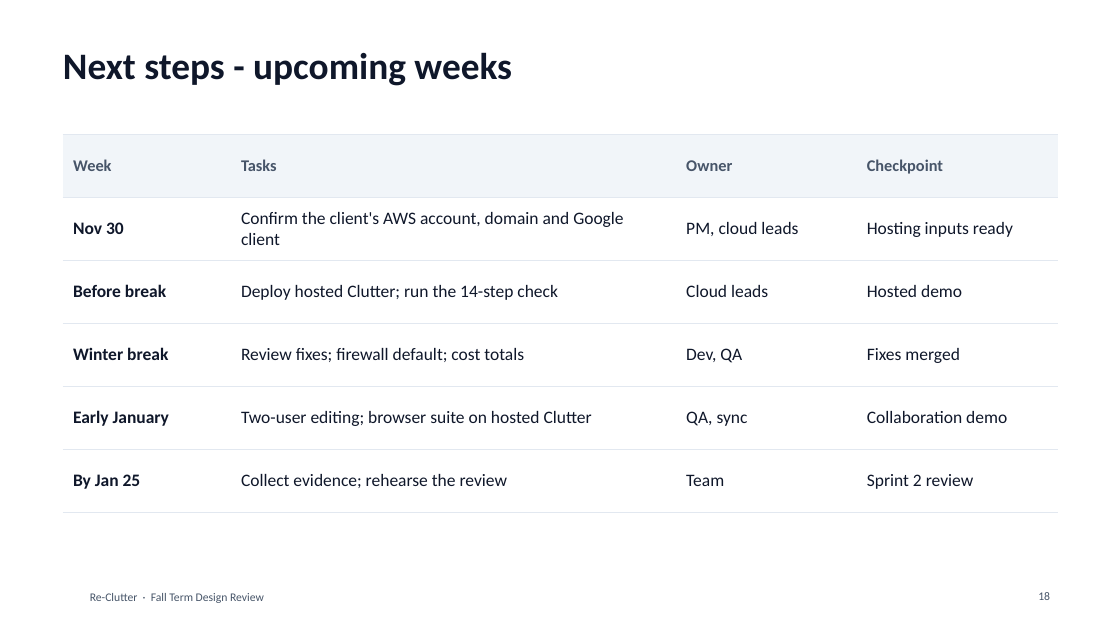
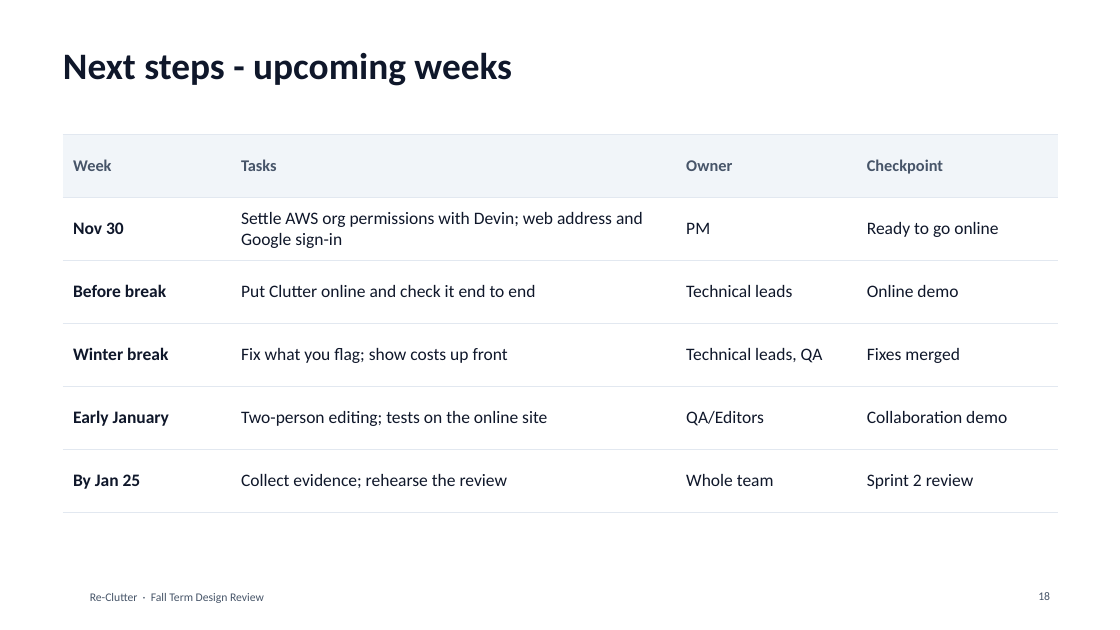
Before and after one commit to Alberta2514640/clutter, a slide deck: slide 18 of deliverables/Re-Clutter_Fall_Design_Review_Software.pptx. Drawn at 1120x630 pixels with LibreOffice and Linux fonts; fonts in the diff are those of the drawing; background and template pictures are left out. Boxes give left, top, right and bottom in pixels: in the first picture for what was removed or moved away, otherwise in the second. Text is boxed around its words. In the diff, an @@ line names an element or a change of style, - is before the commit and + after.

Commit message:
Make the design review deck accurate and plain for outside readers
Rebuild the fall design review deck after a fact check against the
real-cloud, local and test-plan reports: correct overstated claims,
add what is not proven yet, explain cloud terms at first use, state the
current asks (AWS organization permissions with the sponsor), and add a
clearer problem statement.

```diff
--- a/deliverables/Re-Clutter_Fall_Design_Review_Software.pptx
+++ b/deliverables/Re-Clutter_Fall_Design_Review_Software.pptx
@@ table at (63,134,1059,513) @@
-row 2: Nov 30 | Confirm the client's AWS account, domain and Google client | PM, cloud leads | Hosting inputs ready
+row 2: Nov 30 | Settle AWS org permissions with Devin; web address and Google sign-in | PM | Ready to go online
-row 3: Before break | Deploy hosted Clutter; run the 14-step check | Cloud leads | Hosted demo
+row 3: Before break | Put Clutter online and check it end to end | Technical leads | Online demo
-row 4, column 2: Review fixes; firewall default; cost totals
+row 4, column 2: Fix what you flag; show costs up front
-row 4, column 3: Dev, QA
+row 4, column 3: Technical leads, QA
-row 5, column 2: Two-user editing; browser suite on hosted Clutter
+row 5, column 2: Two-person editing; tests on the online site
-row 5, column 3: QA, sync
+row 5, column 3: QA/Editors
-row 6, column 3: Team
+row 6, column 3: Whole team
```
Also in this commit, not shown: 18 other slides changed, 2 slides added, 2 slides removed.
